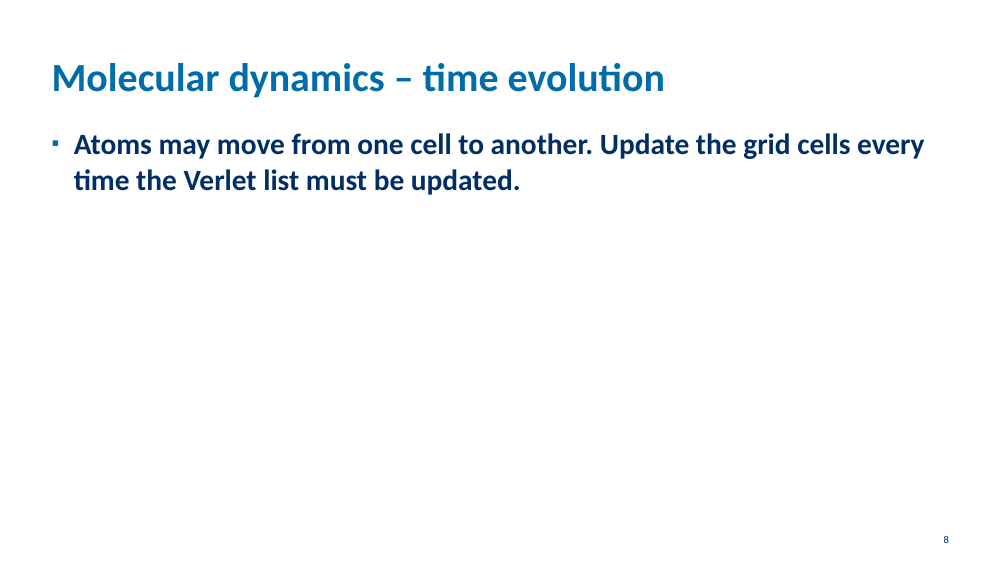
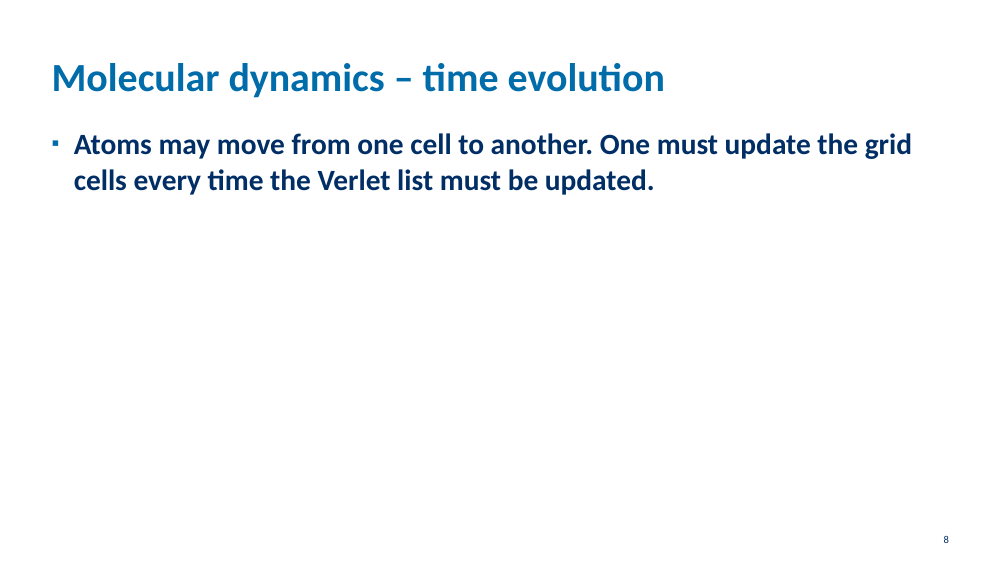
Before and after one commit to etijskens/pp, a slide deck: slide 8 of course-material/assignment-2021.pptx. Drawn at 1008x567 pixels with LibreOffice and Linux fonts; fonts in the diff are those of the drawing; background and template pictures are left out. Boxes give left, top, right and bottom in pixels: in the first picture for what was removed or moved away, otherwise in the second. Text is boxed around its words. In the diff, an @@ line names an element or a change of style, - is before the commit and + after.

```diff
--- a/course-material/assignment-2021.pptx
+++ b/course-material/assignment-2021.pptx
@@ text at (74,133,912,195): text changed @@
-▪ Atoms may move from one cell to another. Update the grid cells every time the Verlet list must be updated.
+▪ Atoms may move from one cell to another. One must update the grid cells every time the Verlet list must be updated.
```
Also in this commit, not shown: 3 other slides changed, 4 slides added, 1 other file.
